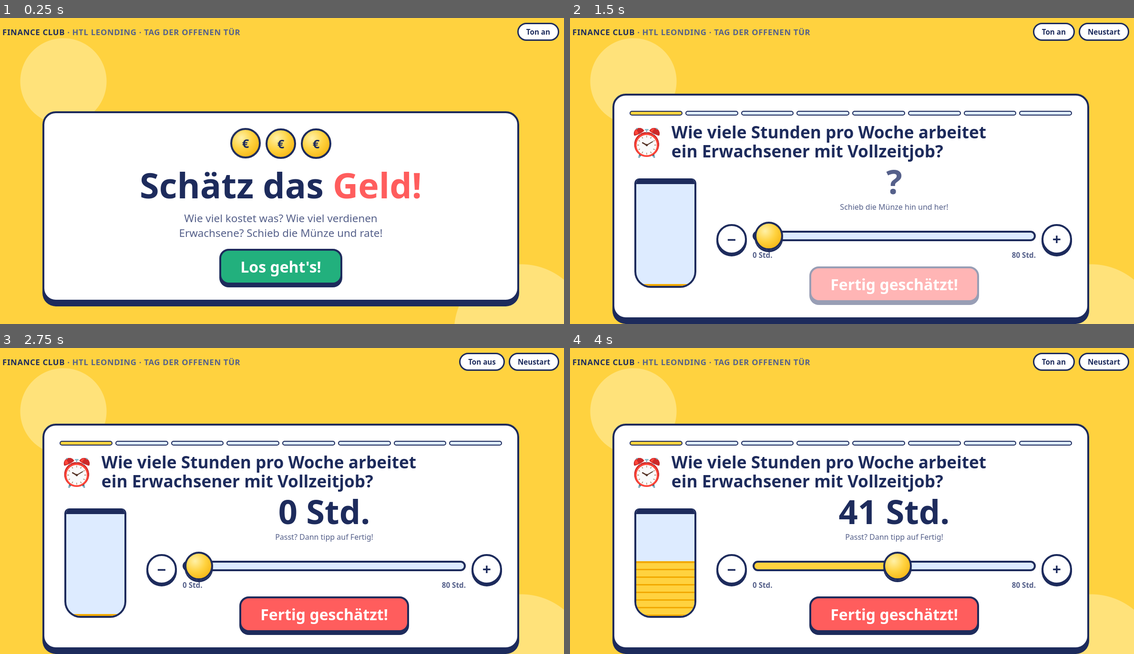
Above: before the commit, frames 1-4 (two rows, left to right).
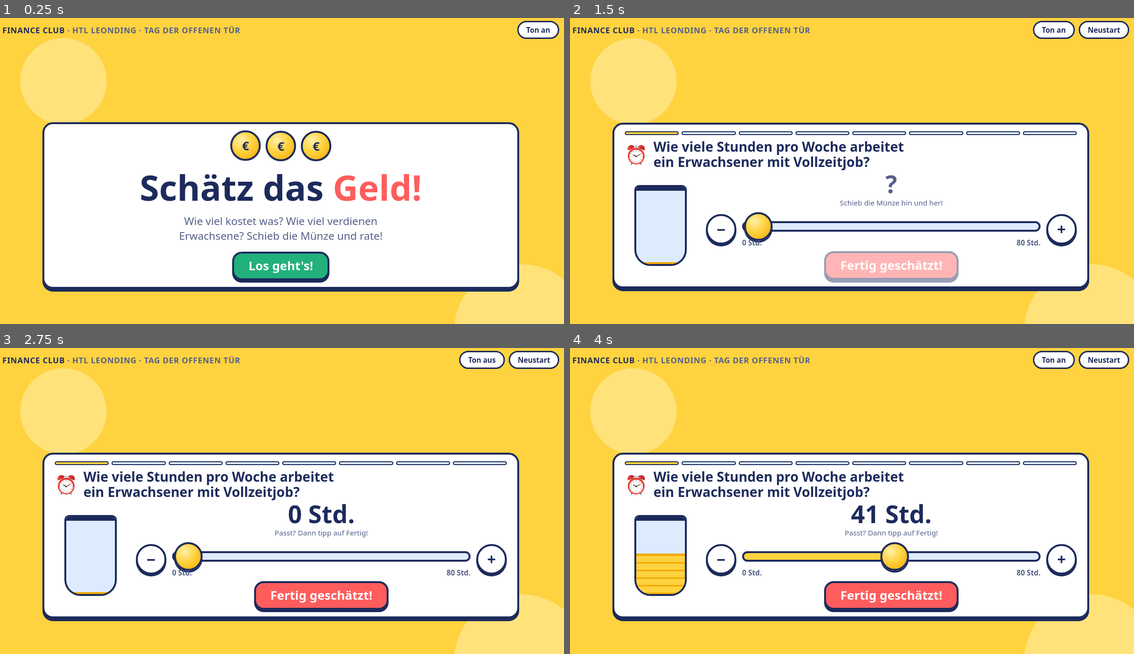
Above: after the commit, the same moments.

Repository: NicoBramelHTL/financeClubSchaetzspiel
Game: browser game, page index.html
Two runs of this game, one before a commit and one after it. Both use one fixed random seed, a clock stepped at 60 frames per second and the inputs below.
Inputs (mouse positions are in pixels of both pictures, inside the frame that each line leads up to; where the layout moved, square brackets give the same spot in the first picture):
- Up to frame 1 (0.25 s): no input
- Up to frame 2 (1.5 s): click (637, 51) at 0.27 s; click (637, 60) at 1.07 s; click "Los geht's!" at 1.27 s
- Up to frame 3 (2.75 s): click (39, 375) at 1.67 s; click "Ton an" at 1.87 s; click (95, 372) at 2.27 s; click "−" at 2.47 s
- Up to frame 4 (4 s): click (660, 396) at 2.87 s; click (891, 556) [891, 565] at 3.07 s; click (598, 400) at 3.47 s; click "Ton aus" at 3.67 s

The runs differ from the first frame. In frame 1, 14% of the frame differs, in the area x 0-100%, y 0-95%; in frame 2, 32%; in frame 3, 32%; in frame 4, 33%, in the area x 0-100%, y 0-100%.

Commit message:
Kompakteres Layout für kleine Tablets
Weiter-Knopf sitzt neben dem Ergebnis statt darunter, Abstände und
Schriftgrößen schrumpfen bei niedriger Bildschirmhöhe. Damit muss man
nach dem Schätzen nicht mehr scrollen.

Diff:
--- a/css/style.css
+++ b/css/style.css
@@ -186,18 +186,27 @@
 .actions { display: flex; justify-content: center; }
 
 /* Reveal panel */
-.reveal { display: none; gap: 10px; text-align: center; justify-items: center; }
+/* Ergebnis links, Weiter-Knopf rechts daneben: spart Höhe auf kleinen Tablets */
+.reveal {
+  display: none; gap: 6px 20px; align-items: center;
+  grid-template-columns: minmax(0, 1fr) auto;
+  grid-template-areas: "head btn" "text btn";
+}
 .reveal.show { display: grid; animation: pop .35s ease-out; }
+.reveal-head { grid-area: head; display: flex; align-items: center; gap: 12px; flex-wrap: wrap; }
+.reveal-text { grid-area: text; display: grid; gap: 4px; min-width: 0; }
+#nextBtn { grid-area: btn; }
 @keyframes pop { from { transform: scale(.92); opacity: 0; } }
 .stars { display: flex; gap: 8px; }
-.stars svg { width: 52px; height: 52px; }
+.stars svg { width: 46px; height: 46px; }
 .stars svg.on { animation: starpop .4s backwards; }
 .stars svg:nth-child(2) { animation-delay: .15s; } .stars svg:nth-child(3) { animation-delay: .3s; }
 @keyframes starpop { from { transform: scale(0) rotate(-40deg); } 70% { transform: scale(1.25); } }
 .verdict { font-family: var(--font-display); font-weight: 800; font-size: clamp(1.5rem, 3.4vw, 2rem); margin: 0; }
 .truth { margin: 0; font-size: 1.2rem; }
 .truth b { color: var(--coral); font-size: 1.4rem; }
-.fact { margin: 0; color: var(--ink-soft); max-width: 52ch; font-size: 1.05rem; text-wrap: pretty; }
+.fact { margin: 0; color: var(--ink-soft); font-size: 1.05rem; text-wrap: pretty; }
+.hero .stars { justify-content: center; }
 
 .score-big { font-family: var(--font-display); font-weight: 800; font-size: clamp(3rem, 9vw, 5.5rem); line-height: 1; }
 .score-big small { font-size: .45em; color: var(--ink-soft); }
@@ -210,10 +219,38 @@
   .jar { display: none; }
   .slider-row { grid-template-columns: 52px minmax(0, 1fr) 52px; gap: 8px; }
   .step-btn { width: 52px; height: 52px; font-size: 1.6rem; }
-}
-@media (max-height: 640px) {
-  .jar { height: 170px; }
+  .reveal { grid-template-columns: 1fr; grid-template-areas: "head" "text" "btn"; justify-items: center; text-align: center; }
+  .reveal-head { justify-content: center; }
+}
+/* Kleine Tablets im Querformat: alles enger, damit nichts gescrollt werden muss */
+@media (max-height: 760px) {
+  .app { padding-block: 8px 12px; gap: 8px; }
+  .card { padding: 14px 22px; border-radius: 22px; box-shadow: 0 6px 0 var(--ink); }
+  .progress { margin-bottom: 8px; }
+  .progress i { height: 8px; }
+  .q-head { margin-bottom: 4px; gap: 12px; }
   .q-emoji { font-size: 2.4rem; }
+  .q-text { font-size: clamp(1.2rem, 2.8vw, 1.75rem); }
+  .play { gap: 20px; }
+  .jar { height: 170px; width: 110px; }
+  .controls { gap: 8px; }
+  .value { font-size: clamp(2.2rem, 5.5vw, 3.2rem); }
+  .hint { margin-top: -4px; font-size: .95rem; }
+  input[type=range] { height: 64px; }
+  .scale { margin-top: -8px; }
+  .big-btn { min-height: 60px; padding: 8px 30px; font-size: clamp(1.3rem, 3vw, 1.6rem); box-shadow: 0 5px 0 var(--ink); }
+  .stars svg { width: 38px; height: 38px; }
+  .verdict { font-size: clamp(1.25rem, 2.8vw, 1.6rem); }
+  .truth { font-size: 1.05rem; }
+  .truth b { font-size: 1.2rem; }
+  .fact { font-size: .95rem; }
+}
+@media (max-height: 560px) {
+  .club { font-size: .9rem; }
+  .pill-btn { padding: 3px 12px; font-size: .85rem; }
+  .jar { height: 130px; width: 96px; }
+  .q-emoji { font-size: 2rem; }
+  .hint { font-size: .85rem; }
 }
 @media (prefers-reduced-motion: reduce) {
   *, *::before, *::after { animation: none !important; transition: none !important; }
--- a/index.html
+++ b/index.html
@@ -64,10 +64,14 @@
               <button class="big-btn" id="guessBtn" type="button" disabled>Fertig geschätzt!</button>
             </div>
             <div class="reveal" id="reveal">
-              <div class="stars" id="stars"></div>
-              <p class="verdict" id="verdict"></p>
-              <p class="truth" id="truth"></p>
-              <p class="fact" id="fact"></p>
+              <div class="reveal-head">
+                <div class="stars" id="stars"></div>
+                <p class="verdict" id="verdict"></p>
+              </div>
+              <div class="reveal-text">
+                <p class="truth" id="truth"></p>
+                <p class="fact" id="fact"></p>
+              </div>
               <button class="big-btn go" id="nextBtn" type="button">Weiter</button>
             </div>
           </div>
--- a/sw.js
+++ b/sw.js
@@ -1,6 +1,6 @@
 // Cacht alle Spieldateien, damit das Spiel am Stand auch ohne WLAN läuft.
 // Nach Änderungen an Dateien die Versionsnummer erhöhen.
-const CACHE = "schaetz-das-geld-v3";
+const CACHE = "schaetz-das-geld-v4";
 const FILES = [
   "./",
   "index.html",
